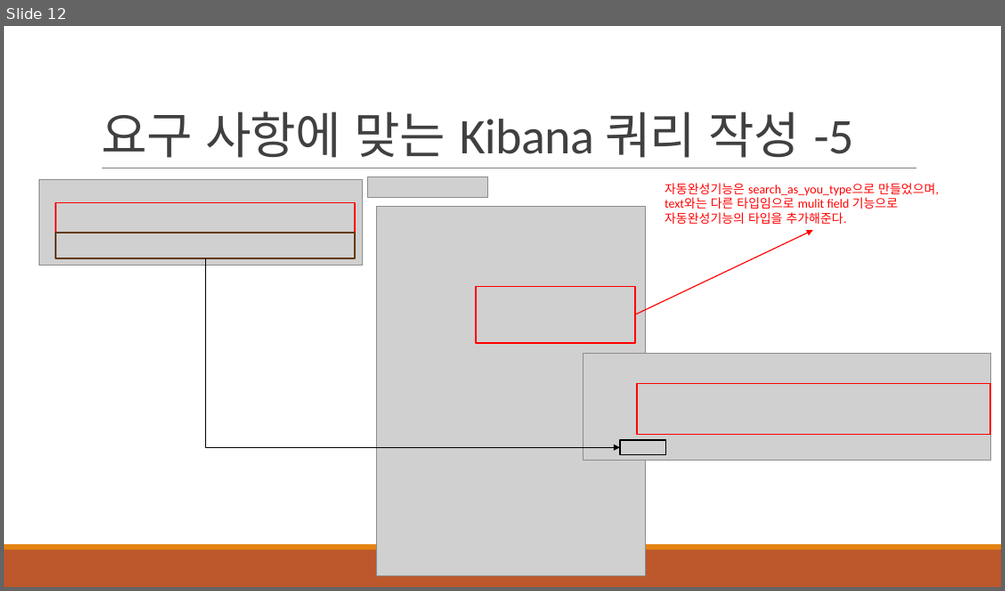
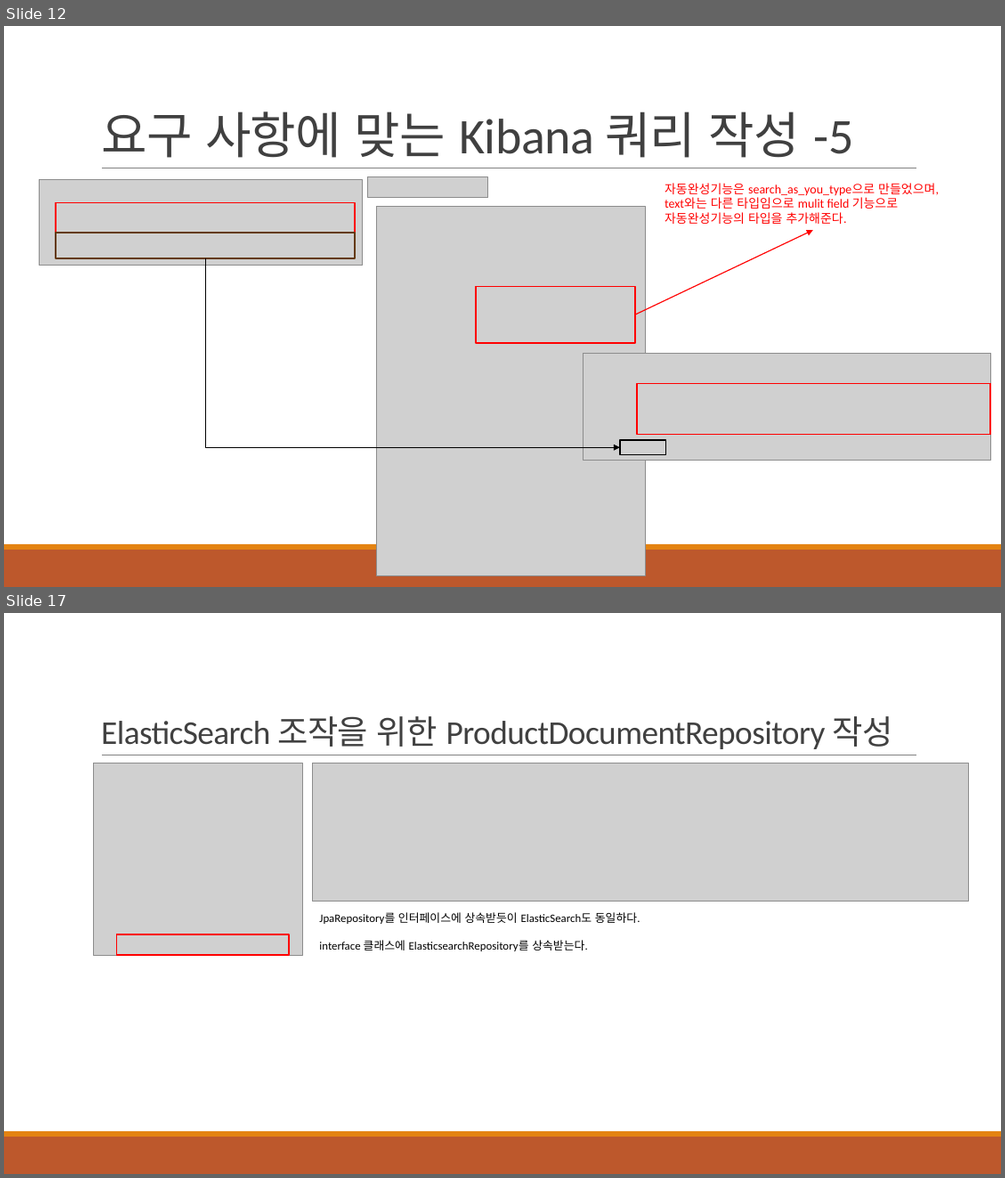
Before and after one commit to khb3025/study-elasticsearch, a slide deck: ppt/7.SpringBoot - ElasticSearch 도입.pptx. Shown one above the other, each under a label of ours: slide 12 before the commit, slides 12 and 17 after it; the slides between them are not shown. The pictures are 1005x591 and 1005x1178 pixels, drawn with LibreOffice and Linux fonts; fonts in the diff are those of the drawing; grey boxes stand for pictures. Boxes give left, top, right and bottom in pixels: in the first picture for what was removed or moved away, otherwise in the second. Text is boxed around its words. In the diff, an @@ line names an element or a change of style, - is before the commit and + after.

Commit message:
feat : ElasticSearch 자동완성 기능 API 작성

```diff
--- a/ppt/7.SpringBoot - ElasticSearch 도입.pptx
+++ b/ppt/7.SpringBoot - ElasticSearch 도입.pptx
@@ slide 17 added at [4, 613, 1001, 1174], background #FFFFFF; not listed: 3 template elements that a slide beside it also shows @@
@@ title added at [101, 716, 893, 749], 32 pt, text #404040 @@
+ElasticSearch 조작을 위한 ProductDocumentRepository 작성
@@ picture added at [94, 763, 302, 955] @@
@@ picture added at [312, 763, 969, 900] @@
@@ text added at [319, 912, 640, 951], 11 pt, text #000000 @@
+JpaRepository를 인터페이스에 상속받듯이 ElasticSearch도 동일하다.
+interface 클래스에 ElasticsearchRepository를 상속받는다.
@@ rectangle added at [117, 934, 289, 955], outline #FF0000 1.25 pt @@
```
Also in this commit, not shown: 7 other slides added, 6 other files.
